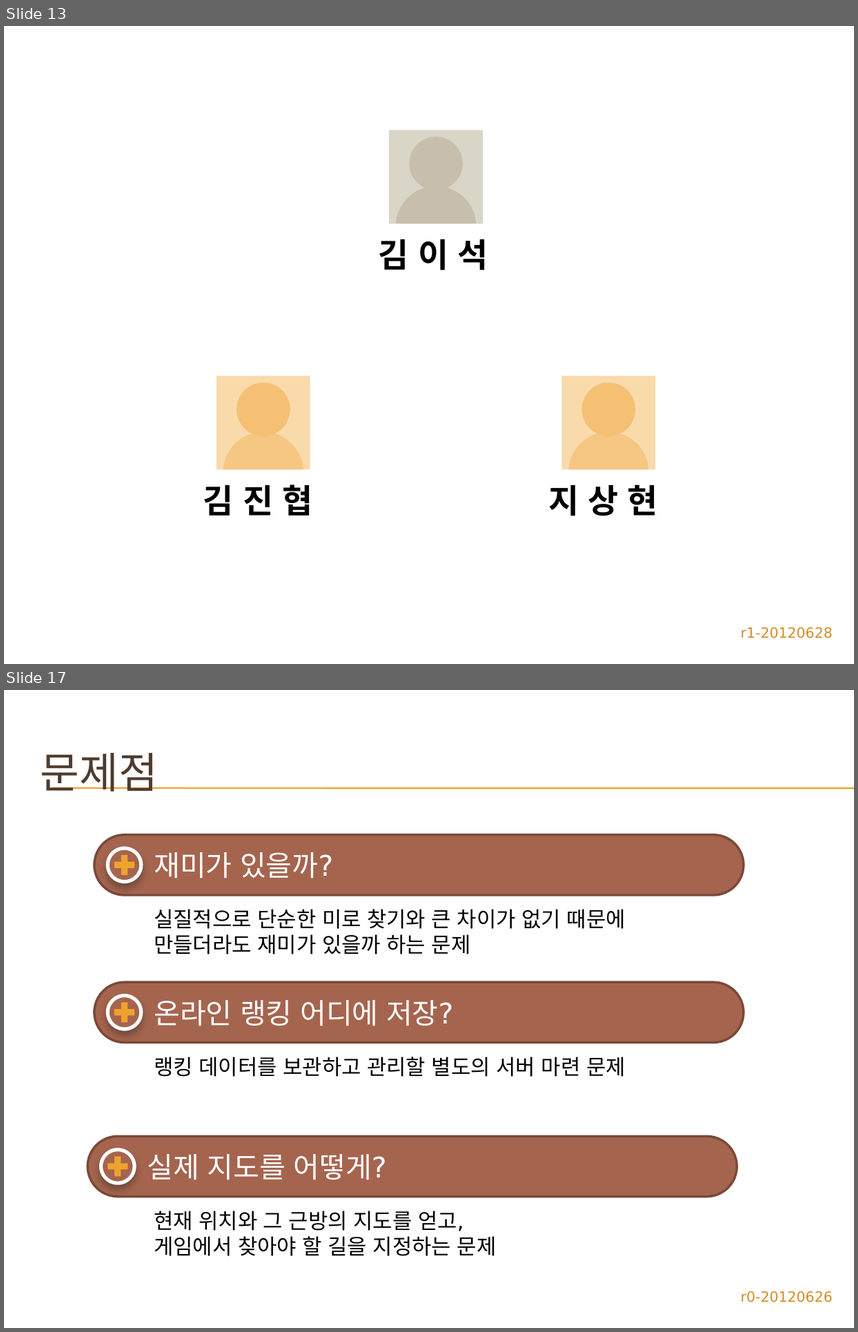
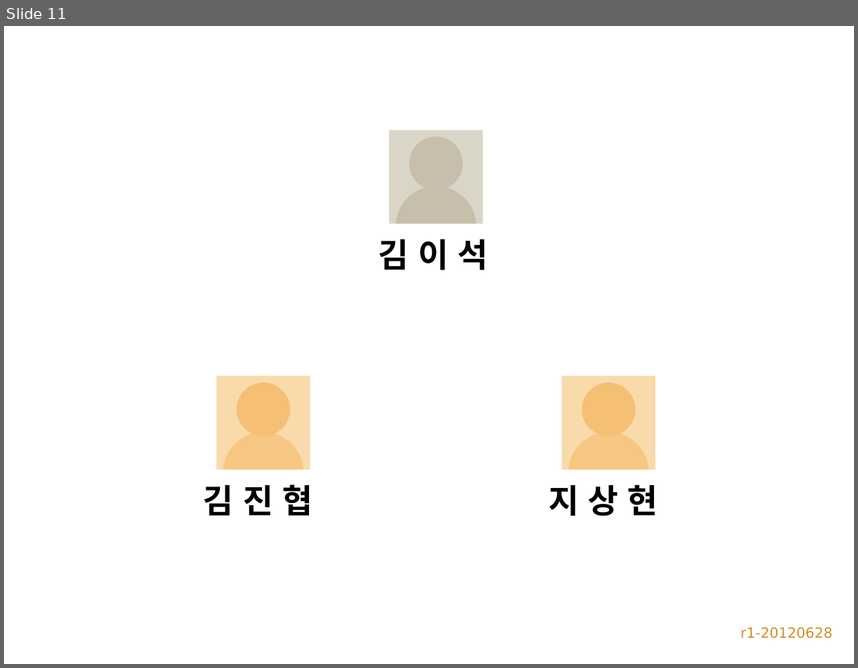
Before and after one commit to zwycid/dimension-drive-downside, a slide deck: doc/3조-DimensionDriveDownside.pptx. Shown one above the other, each under a label of ours: slides 13 and 17 before the commit, slide 11 after it; the slides between them are not shown. The pictures are 858x1332 and 858x668 pixels, drawn with LibreOffice and Linux fonts; fonts in the diff are those of the drawing; background and template pictures are left out. Boxes give left, top, right and bottom in pixels: in the first picture for what was removed or moved away, otherwise in the second. Text is boxed around its words. In the diff, an @@ line names an element or a change of style, - is before the commit and + after.

```diff
--- a/doc/3조-DimensionDriveDownside.pptx
+++ b/doc/3조-DimensionDriveDownside.pptx
@@ slide 17 removed at [4,690,854,1328], background picture (left out) @@
@@ title removed at [41,753,158,791] @@
-문제점
@@ line removed from (52, 788) to (854, 788) @@
@@ line removed from (52, 789) to (854, 789) @@
@@ rounded rectangle removed at [94,834,744,895] @@
-  재미가 있을까?
@@ ellipse removed at [107,848,141,881] @@
@@ plus removed at [114,855,135,876] @@
@@ text removed at [154,909,626,954] @@
-실질적으로 단순한 미로 찾기와 큰 차이가 없기 때문에
-만들더라도 재미가 있을까 하는 문제
@@ rounded rectangle removed at [94,983,744,1043] @@
-  온라인 랭킹 어디에 저장?
@@ ellipse removed at [107,995,141,1028] @@
@@ plus removed at [114,1002,135,1023] @@
@@ text removed at [154,1056,626,1076] @@
-랭킹 데이터를 보관하고 관리할 별도의 서버 마련 문제
@@ rounded rectangle removed at [87,1136,737,1196] @@
-  실제 지도를 어떻게?
@@ ellipse removed at [101,1149,134,1182] @@
@@ plus removed at [107,1156,128,1176] @@
@@ text removed at [154,1210,497,1256] @@
-현재 위치와 그 근방의 지도를 얻고,
-게임에서 찾아야 할 길을 지정하는 문제
@@ text removed at [741,1290,833,1302] @@
-r0-20120626
@@ what was slide 13 is now slide 11 @@
```
Also in this commit, not shown: 7 slides changed, 1 slide added, 4 other slides removed.
